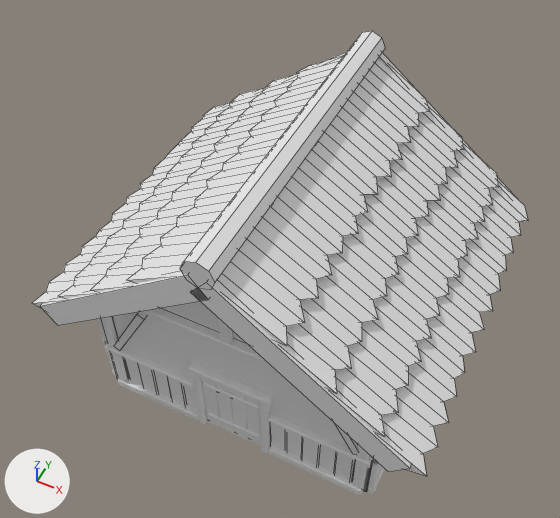
The FBX model art/models/granary/blender/GardenBody1.fbx as it was, and as the next commit left it.
Camera for both pictures: a 50 mm camera at (8.15, -41.03, 26.73) aimed at (-0.32, -24.08, 5.54). The axes (+X, +Y, +Z) are drawn at lower left. The lights are the same throughout. The first picture is the older version. Mesh edges are drawn as thin lines on the coarser meshes. Vertices at exactly the same position are counted once.

In view in the first picture: 'GardenBody1_Beam', 'GardenBody1_Board', 'GardenBody1_Lower', 'GardenBody1_Roof', 'GardenBody1_Shutters', 'GardenBody1_Wall'.
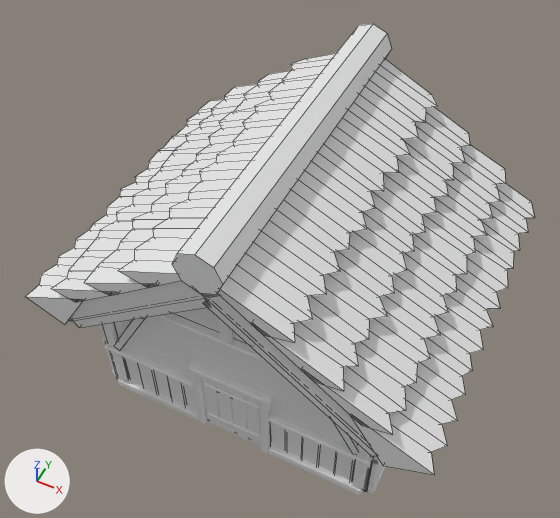
Edits to the bpy script that builds the scene:
```text
Change me_gardenbody1_board:
    used by ob_gardenbody1_board; location = (0.0, 0.0, 0.0)
    remove me_gardenbody1_board.from_pydata(...)  # 96 vertices, 72 faces; spans x -6.79..6.79, y -29.77..-17.23, z 2.78..10.59
    add me_gardenbody1_board.from_pydata(...)  # 96 vertices, 72 faces; spans x -5.84..5.84, y -29.45..-17.55, z 2.78..9.44
    me_gardenbody1_board part 3
    me_gardenbody1_board.vertices[64].co: (-6.21, -17.23, 4.79) -> (-5.56, -17.55, 4.65)
    me_gardenbody1_board.vertices[65].co: (-6.21, -17.53, 4.79) -> (-5.56, -17.85, 4.65)
    me_gardenbody1_board.vertices[66].co: (-6.79, -17.53, 5.54) -> (-5.84, -17.85, 5.0)
    me_gardenbody1_board.vertices[67].co: (-6.79, -17.23, 5.54) -> (-5.84, -17.55, 5.0)
    me_gardenbody1_board.vertices[68].co: (0.29, -17.23, 9.84) -> (0.14, -17.55, 9.08)
    me_gardenbody1_board.vertices[69].co: (0.29, -17.53, 9.84) -> (0.14, -17.85, 9.08)
    me_gardenbody1_board.vertices[70].co: (-0.29, -17.53, 10.59) -> (-0.14, -17.85, 9.44)
    me_gardenbody1_board.vertices[71].co: (-0.29, -17.23, 10.59) -> (-0.14, -17.55, 9.44)
    me_gardenbody1_board.vertices[80].co: (6.21, -17.53, 4.79) -> (5.56, -17.85, 4.65)
    me_gardenbody1_board.vertices[81].co: (6.21, -17.23, 4.79) -> (5.56, -17.55, 4.65)
    me_gardenbody1_board.vertices[82].co: (6.79, -17.23, 5.54) -> (5.84, -17.55, 5.0)  # pixel (521, 202) -> not seen
    me_gardenbody1_board.vertices[83].co: (6.79, -17.53, 5.54) -> (5.84, -17.85, 5.0)
    me_gardenbody1_board.vertices[84].co: (-0.29, -17.53, 9.84) -> (-0.14, -17.85, 9.08)
    me_gardenbody1_board.vertices[85].co: (-0.29, -17.23, 9.84) -> (-0.14, -17.55, 9.08)
    me_gardenbody1_board.vertices[86].co: (0.29, -17.23, 10.59) -> (0.14, -17.55, 9.44)
    me_gardenbody1_board.vertices[87].co: (0.29, -17.53, 10.59) -> (0.14, -17.85, 9.44)
    me_gardenbody1_board part 4: 16 of 96 vertices moved; they spanned x -6.79..6.79, y -29.77..-29.47, z 4.79..10.59 and now span x -5.84..5.84, y -29.45..-29.15, z 4.65..9.44; mean shift (0.0, 0.32, -0.65); largest move (-0.29, -29.77, 10.59) -> (-0.14, -29.45, 9.44)
Change me_gardenbody1_roof:
    used by ob_gardenbody1_roof; location = (0.0, 0.0, 0.0)
    remove me_gardenbody1_roof.from_pydata(...)  # 862 vertices, 838 faces; spans x -7.32..7.32, y -29.75..-17.25, z 5.04..11.25
    add me_gardenbody1_roof.from_pydata(...)  # 862 vertices, 838 faces; spans x -7.56..7.56, y -29.75..-17.25, z 4.8..11.55
    me_gardenbody1_roof part 1: the loose piece of 16 vertices spanning x -0.55..0.55, y -29.75..-17.25, z 10.15..11.25 is scaled about its middle by (1.45, 1, 1.45), then moved by (0.0, 0.0, 0.05)
    me_gardenbody1_roof part 2: 268 of 862 vertices moved; they spanned x -7.32..7.32, y -29.65..-17.35, z 5.04..10.13 and now span x -7.56..7.56, y -29.65..-17.35, z 4.8..9.89; mean shift (0.0, 0.0, 0.17); largest move (-4.36, -26.7, 7.7) -> (-4.62, -26.7, 8.03)
```

Pixel boxes (x1, y1, x2, y2) of what changed, in the pictures (560 x 518 px; the box of a moved part takes in the faces that stretch with it):
'GardenBody1_Roof', reshaped: before (32, 31, 528, 476); after (26, 24, 534, 475)
'GardenBody1_Board', reshaped (mostly hidden afterwards): before (40, 52, 513, 472); after (73, 298, 377, 457)
part 1 of me_gardenbody1_roof, moved or reshaped: before (180, 31, 385, 287); after (172, 24, 392, 295)
part 2 of me_gardenbody1_roof, moved or reshaped: before (32, 58, 528, 476); after (26, 53, 534, 475)
part 3 of me_gardenbody1_board, moved or reshaped (not visible afterwards): before (229, 52, 513, 194)
part 4 of me_gardenbody1_board, moved or reshaped: before (40, 270, 411, 472); after (73, 298, 377, 457)
